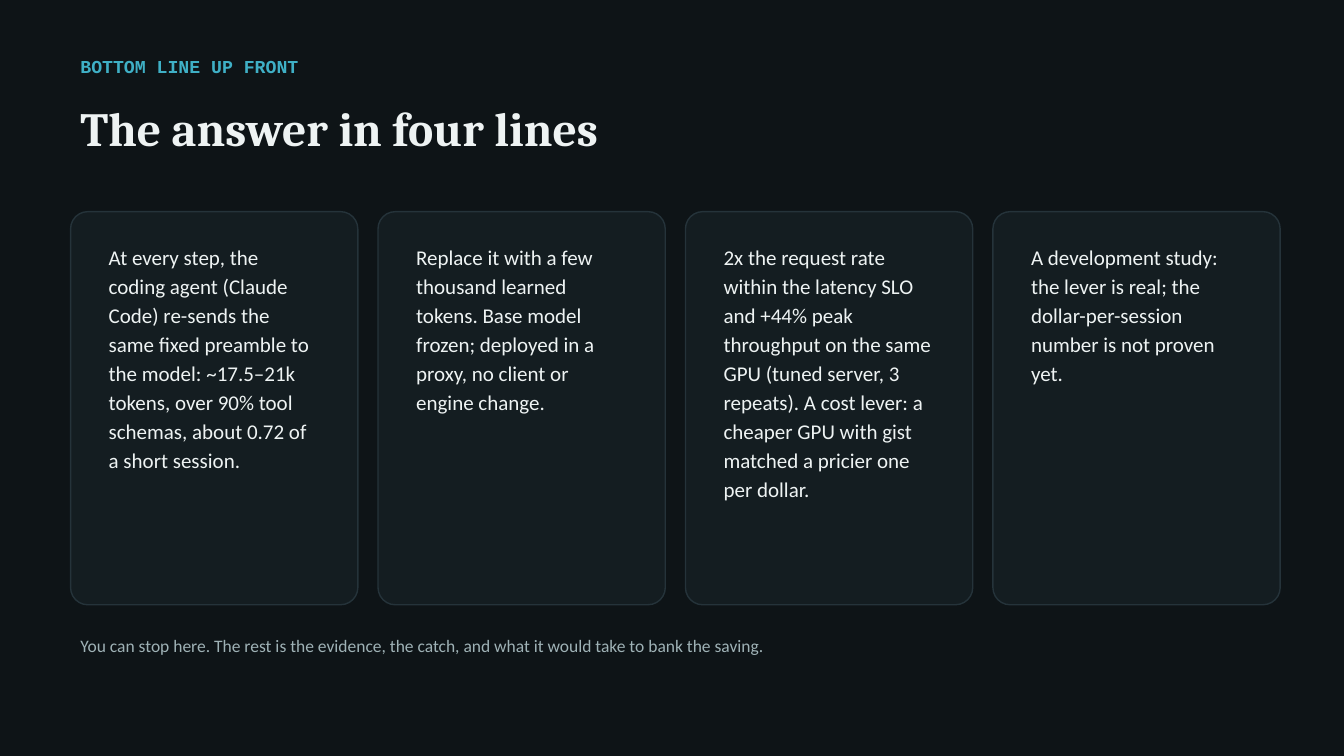
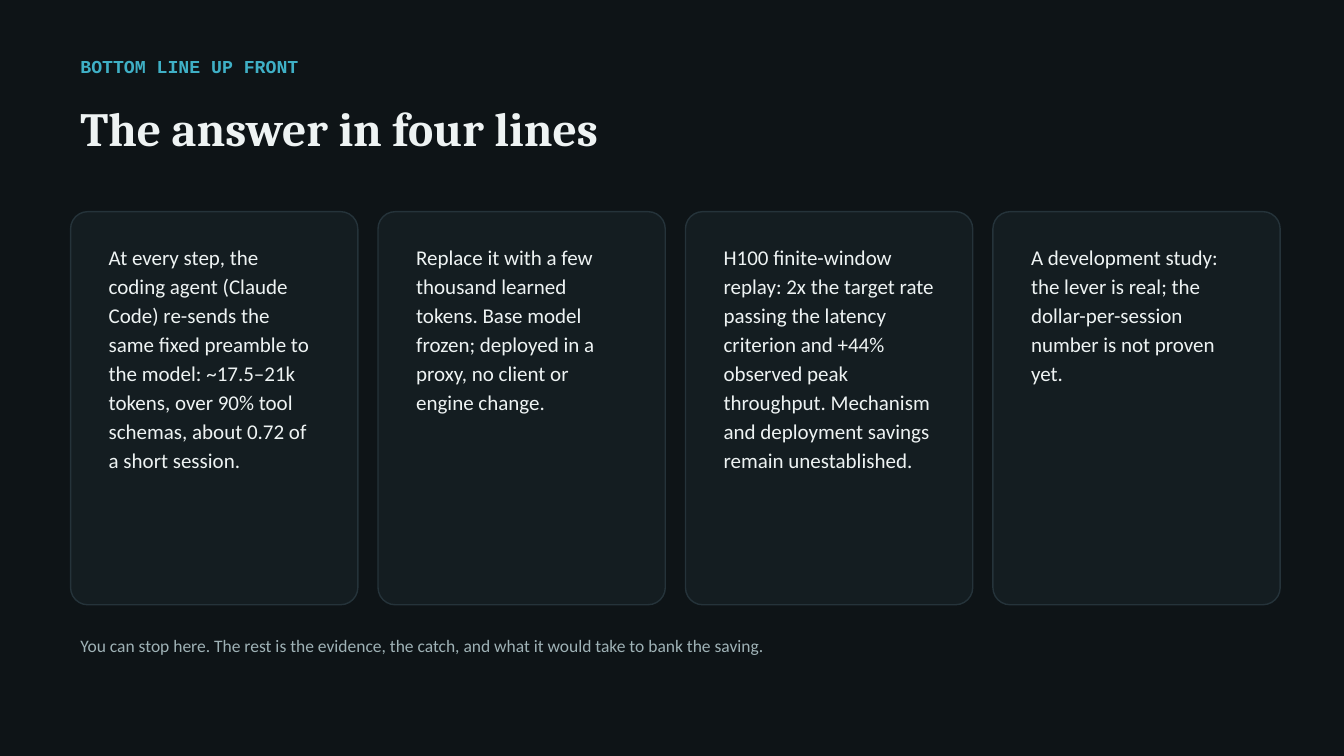
Before and after one commit to arunmenon/gisting-coding-agent, a slide deck: slide 2 of Gisting-CTO-deck.pptx. Drawn at 1344x756 pixels with LibreOffice and Linux fonts; fonts in the diff are those of the drawing. Boxes give left, top, right and bottom in pixels: in the first picture for what was removed or moved away, otherwise in the second. Text is boxed around its words. In the diff, an @@ line names an element or a change of style, - is before the commit and + after.

```diff
--- a/Gisting-CTO-deck.pptx
+++ b/Gisting-CTO-deck.pptx
@@ text at [724,250,934,468]: text changed @@
-2x the request rate within the latency SLO and +44% peak throughput on the same GPU (tuned server, 3 repeats). A cost lever: a cheaper GPU with gist matched a pricier one per dollar.
+H100 finite-window replay: 2x the target rate passing the latency criterion and +44% observed peak throughput. Mechanism and deployment savings remain unestablished.
```
Also in this commit, not shown: 7 other slides changed, 16 other files.
